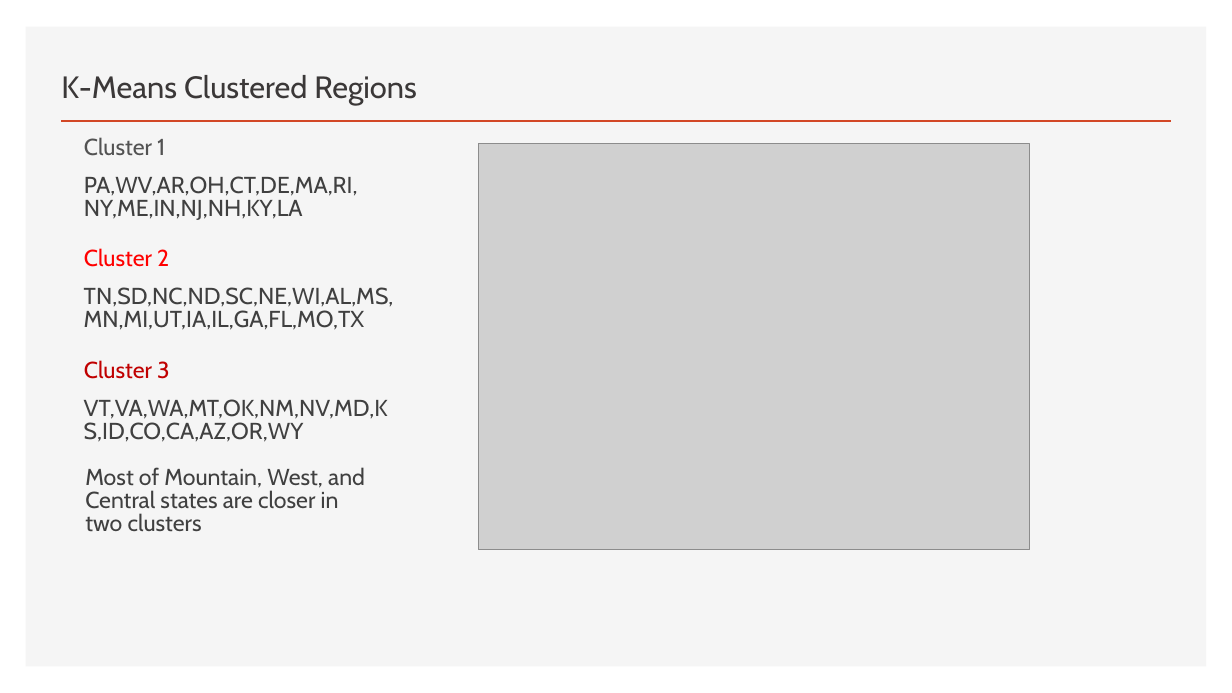
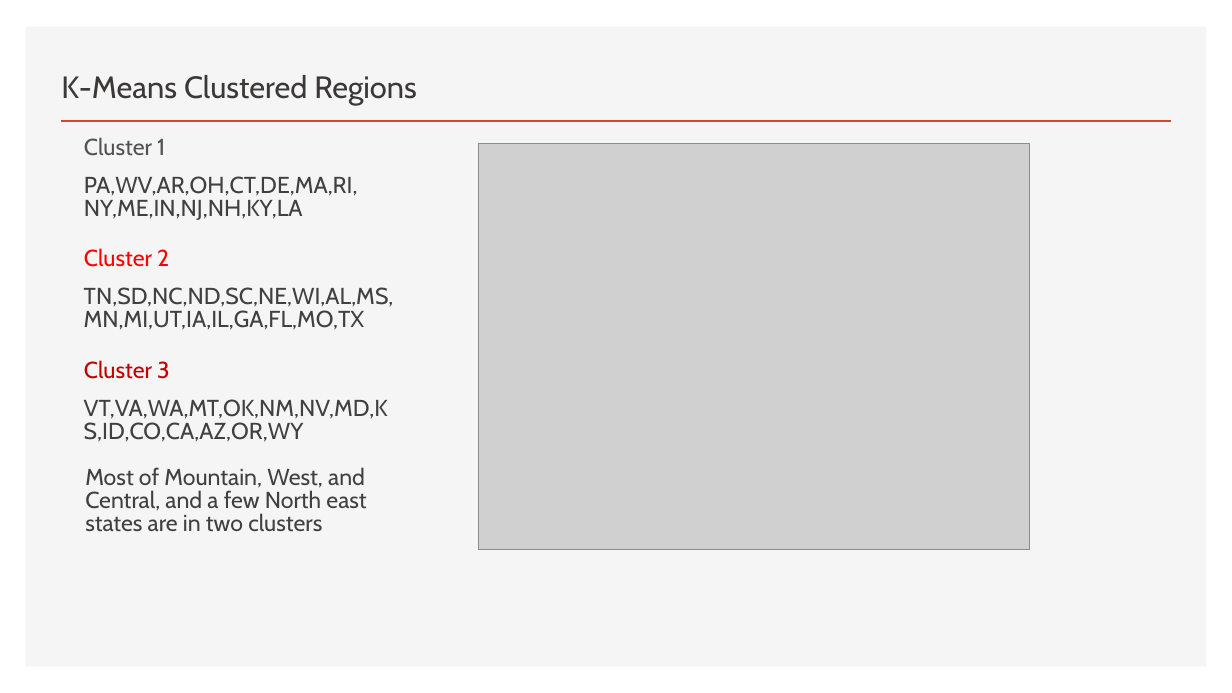
Before and after one commit to damuakula/FinalProject, a slide deck: slide 8 of PyschRegionsUS.pptx. Drawn at 1232x693 pixels with LibreOffice and Linux fonts; fonts in the diff are those of the drawing; grey boxes stand for pictures. Boxes give left, top, right and bottom in pixels: in the first picture for what was removed or moved away, otherwise in the second. Text is boxed around its words. In the diff, an @@ line names an element or a change of style, - is before the commit and + after.

```diff
--- a/PyschRegionsUS.pptx
+++ b/PyschRegionsUS.pptx
@@ text at box(85, 467, 366, 532): text changed @@
-Most of Mountain, West, and Central states are closer in two clusters
+Most of Mountain, West, and Central, and a few North east states are in two clusters
```
Also in this commit, not shown: 4 other slides changed.
